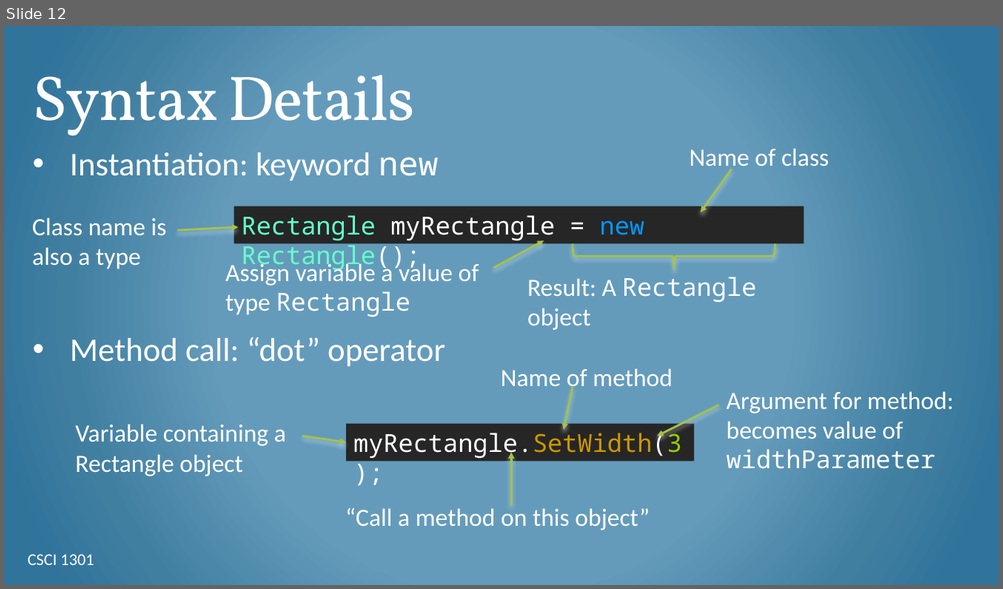
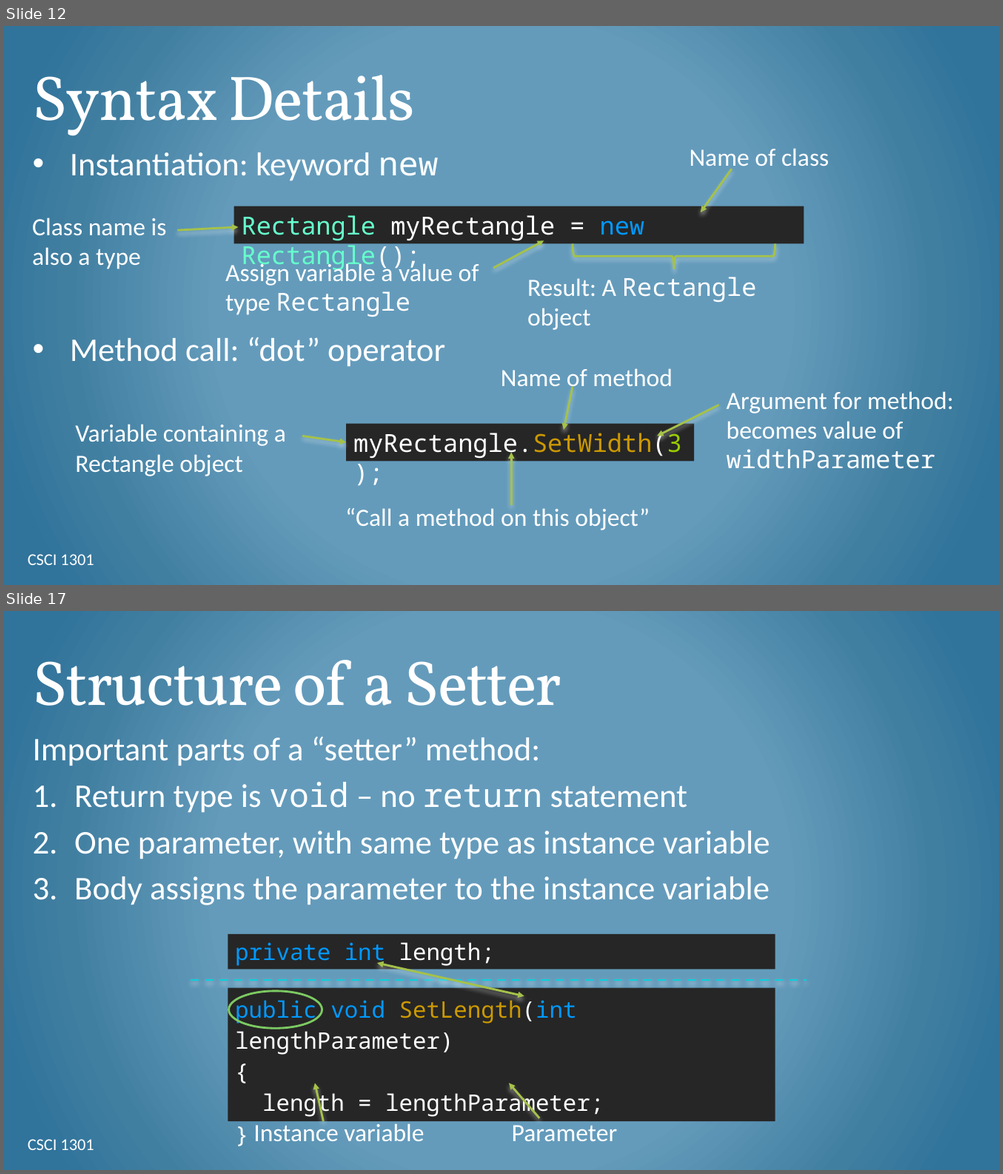
Before and after one commit to csci-1301/csci-1301.github.io, a slide deck: lectures/060_object_oriented_intro/Objects-Intro.pptx. Shown one above the other, each under a label of ours: slide 12 before the commit, slides 12 and 17 after it; the slides between them are not shown. The pictures are 1003x589 and 1003x1174 pixels, drawn with LibreOffice and Linux fonts; fonts in the diff are those of the drawing; background and template pictures are left out. Boxes give left, top, right and bottom in pixels: in the first picture for what was removed or moved away, otherwise in the second. Text is boxed around its words. In the diff, an @@ line names an element or a change of style, - is before the commit and + after.

```diff
--- a/lectures/060_object_oriented_intro/Objects-Intro.pptx
+++ b/lectures/060_object_oriented_intro/Objects-Intro.pptx
@@ slide 17 added at <box>4,611,999,1170</box>, background gradient #659ABC to #427FA1 to #30759B @@
@@ title added at <box>33,660,562,706</box>, 61 pt, text #FFFFFF @@
+Structure of a Setter
@@ text added at <box>33,737,770,906</box>, 32 pt, text #FFFFFF @@
+Important parts of a “setter” method:
+1. Return type is void – no return statement
+2. One parameter, with same type as instance variable
+3. Body assigns the parameter to the instance variable
@@ rectangle added at <box>227,934,775,969</box>, fill #262626, 22 pt, text #0099FF @@
+private int length;
@@ double arrow added from (377, 963) to (524, 997), #A5C249 2 pt @@
@@ line added from (190, 980) to (806, 980), #0BD0D9 2 pt dashed @@
@@ rectangle added at <box>227,988,775,1122</box>, fill #262626, 22 pt, text #FFFFFF @@
+public void SetLength(int lengthParameter)
+{
+length = lengthParameter;
+}
@@ ellipse added at <box>228,991,322,1029</box>, outline #7CCA62 2 pt @@
@@ arrow added from (324, 1122) to (314, 1083), #A5C249 2 pt @@
@@ arrow added from (539, 1119) to (509, 1083), #A5C249 2 pt @@
@@ text added at <box>28,1139,94,1150</box>, 16 pt, text #FFFFFF @@
+CSCI 1301
@@ text added at <box>253,1124,424,1142</box>, 24 pt, text #FFFFFF @@
+Instance variable
@@ text added at <box>512,1125,617,1142</box>, 24 pt, text #FFFFFF @@
+Parameter
```
Also in this commit, not shown: 6 slides changed, 4 other slides added, 12 other files.
